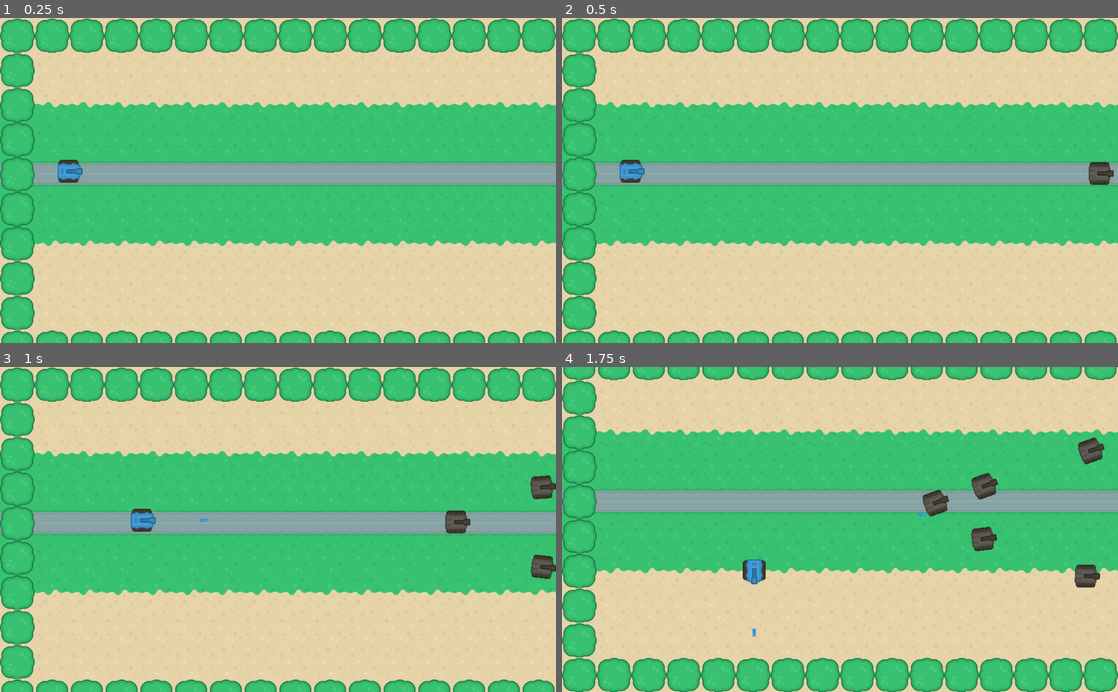
Above: before the commit, frames 1-4 (two rows, left to right).
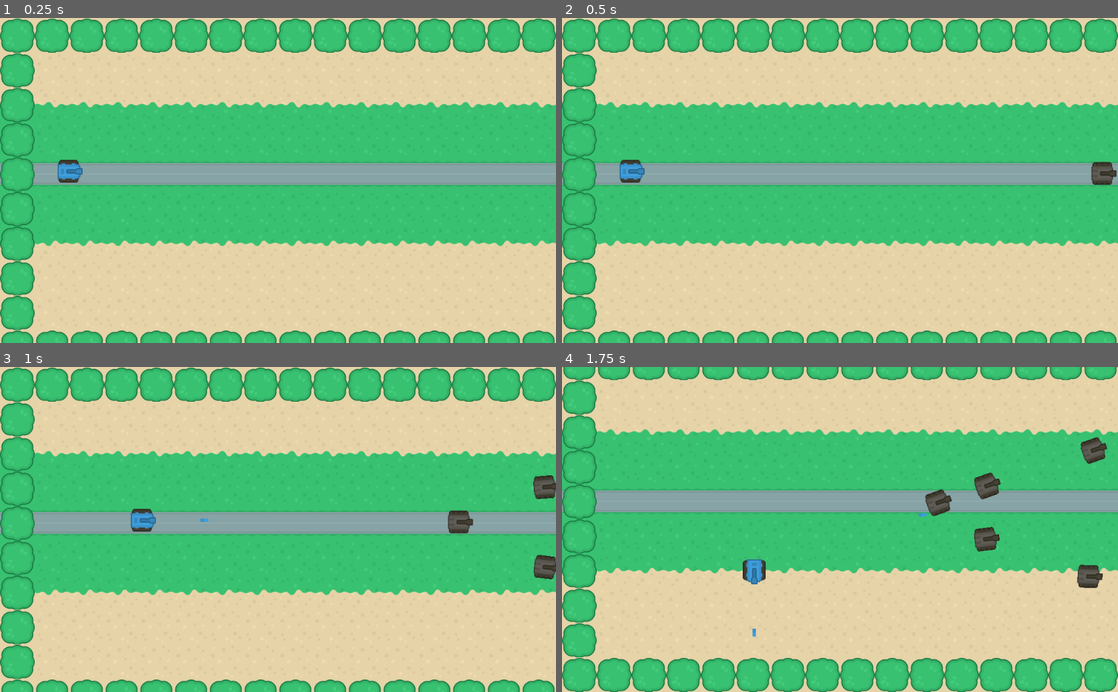
Above: after the commit, the same moments.

Repository: Reign-Beaux/tank_destroyer
Game: Godot game, scene res://levels/test_levels/LevelTest.tscn
Same seed, same stepped clock (60 frames per second), same inputs: the game is played once before the commit and once after it. This scene is started directly instead of the project's main scene.
Inputs:
- Up to frame 1 (0.25 s): no input
- Up to frame 2 (0.5 s): no input
- Up to frame 3 (1 s): hold D (move_right) from 0.53 s (still down); tap U (shoot) at 0.6 s
- Up to frame 4 (1.75 s): release D (move_right) at 1.28 s; hold S (move_down) from 1.28 s (still down); tap U (shoot) at 1.35 s

Frame 1 is identical in both runs. In frame 2, less than 0.1% of the frame differs, in the area x 94-100%, y 44-52%; in frame 3, 0.3%; in frame 4, 0.6%, in the area x 64-99%, y 21-69%.

Commit message:
Se agregaron todos los componentes 2

Diff:
--- a/actors/enemies/enemy_tank_01.gd
+++ b/actors/enemies/enemy_tank_01.gd
@@ -7,9 +7,6 @@
 	sprite_position(direction)
 	_velocity = calculate_move_velocity(_velocity, direction, speed)
 	_velocity = move_and_slide(_velocity)
-#	global_rotation = atan2(vec_to_player.y, vec_to_player.x)
-#	move_and_collide(vec_to_player * MOVE_SPEED * delta)
-	pass
 
 func sprite_position(direction: Vector2) -> void:
 	if not (direction.x == 0.0 and direction.y == 0.0):
--- a/levels/test_levels/LevelTest.gd
+++ b/levels/test_levels/LevelTest.gd
@@ -1,7 +1,7 @@
 extends Node2D
 
 #func _ready() -> void:
-func _physics_process(delta: float) -> void:
+func _process(delta: float) -> void:
 	var player: KinematicBody2D = get_node("TankTest")
 	for enemy in get_node("Enemies").get_children():
 		enemy.player_focus(player.global_position)
--- a/objects/bullets/base_bullet.tscn
+++ b/objects/bullets/base_bullet.tscn
@@ -2,7 +2,6 @@
 
 [ext_resource path="res://assets/sprite_objects/bulletBlue1.png" type="Texture" id=1]
 [ext_resource path="res://objects/bullets/base_bullet.gd" type="Script" id=2]
-
 
 [sub_resource type="RectangleShape2D" id=1]
 extents = Vector2( 7.30104, 7.91279 )
--- a/project.godot
+++ b/project.godot
@@ -58,6 +58,14 @@
  ]
 }
 
+[layer_names]
+
+2d_physics/layer_1="tank_test"
+2d_physics/layer_2="bullet_tank"
+2d_physics/layer_3="enemy"
+2d_physics/layer_4="bullet_enemy"
+2d_physics/layer_5="world"
+
 [rendering]
 
 environment/default_environment="res://default_env.tres"
Not shown, added: flujo_de_trabajo.txt
